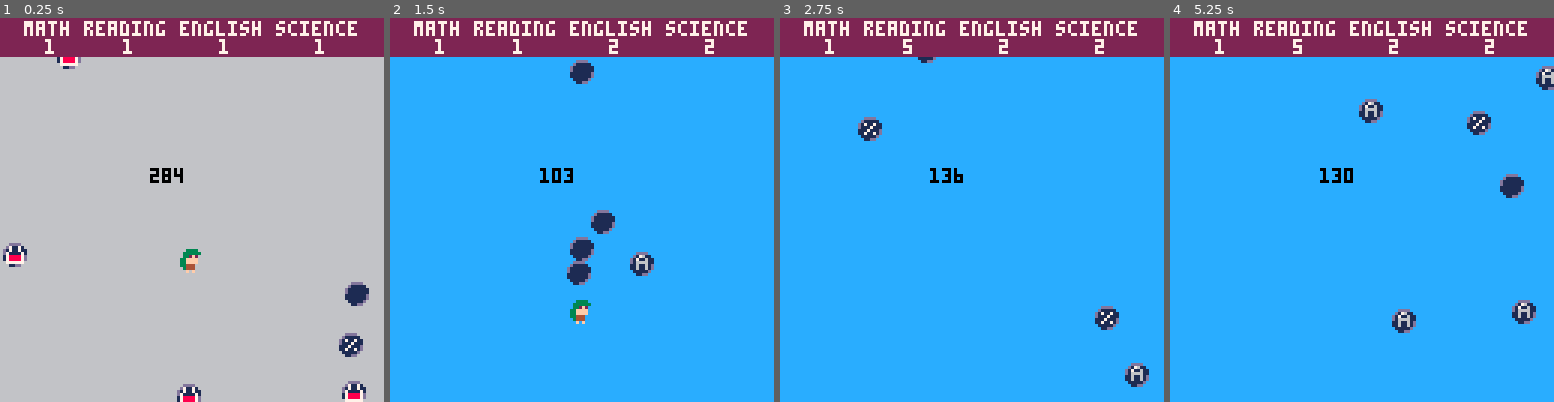
Above: before the commit, frames 1-4 (left to right).
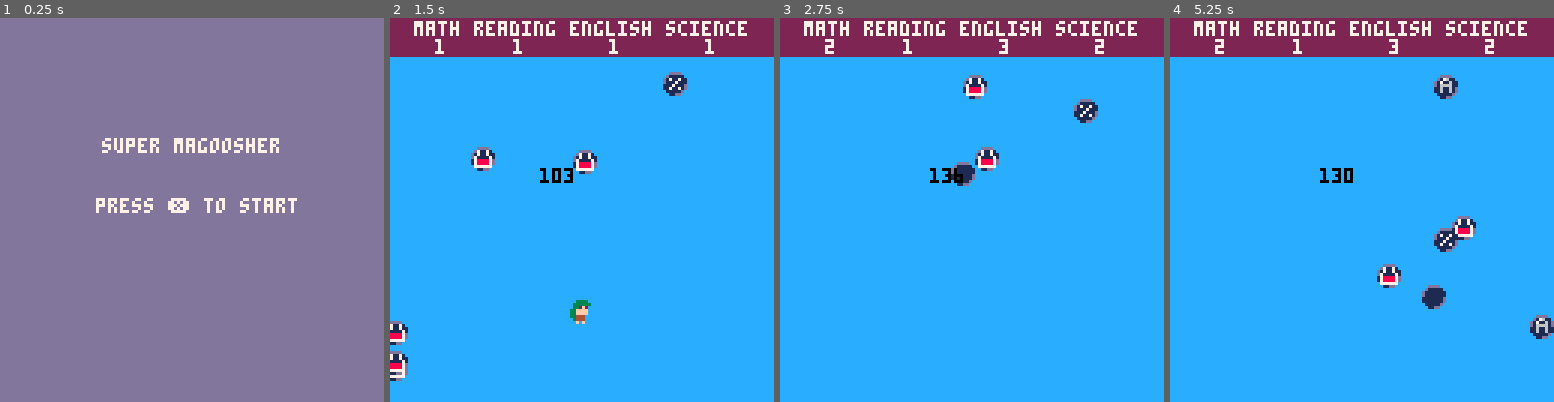
Above: after the commit, the same moments.

Repository: kvognar/super-magoosher
Game: PICO-8 cartridge magoosh.p8
The game is run twice, just before and just after one commit, with the same random seed, the same clock (stepped at 60 frames per second) and the same inputs.
Inputs:
- Up to frame 1 (0.25 s): no input
- Up to frame 2 (1.5 s): tap X (X key) at 0.33, 1.07 s; tap O (Z key) at 0.7 s
- Up to frame 3 (2.75 s): hold Right 1.6-2.1 s; tap O (Z key) at 1.7, 2.1, 2.5 s; tap X (X key) at 1.85 s; hold Up 2.15-2.42 s; hold Right from 2.47 s (still down)
- Up to frame 4 (5.25 s): tap O (Z key) every 0.4 s from 2.9 to 4.9 s; tap X (X key) at 2.97, 4.08, 5.2 s; release Right at 3.03 s; hold Left 3.08-3.58 s; hold Down 3.63-3.97 s; hold Right 4.02-4.68 s; hold Up 4.73-5.03 s; hold Left from 5.08 s (still down)

The runs differ from the first frame. In frame 1, 100% of the frame differs, in the area x 0-100%, y 0-100%; in frame 2, 3.2%; in frame 3, 2.3%; in frame 4, 3.8%.

Commit message:
failure state, results screen and title screen

Diff:
--- a/magoosh.p8
+++ b/magoosh.p8
@@ -25,9 +25,9 @@
 
 
 function _init()
-  game_states={title=title, game=game}
-
-  state=game_states.game
+  game_states={title=title, game=game, results=results}
+
+  state=game_states.title
   state:init()
 end
 
@@ -40,16 +40,26 @@
   cls()
   state:draw()
 end
-
-title={name="super study", offset= 50}
+function transition_to(new_state)
+  state=new_state
+  t=0
+  camera()
+  state:init()
+end
+
+title={}
 function title:init()
-  self.offset=50
+  self.name="super magoosher"
+  self.msg="press ❎ to start"
 end
 function title:update()
-
+  if (btnp(b.x)) transition_to(game_states.game)
 end
 function title:draw()
-  print(self.name, 20, self.offset+sin(t/3000))
+  rectfill(0,0,128,128,13)
+  color(7)
+  print(self.name, hcenter(self.name), 40)
+  print(self.msg, hcenter(self.msg), 60)
 end
 
 -- game logic
@@ -79,6 +89,7 @@
   self:boost_check()
   self:update_camera()
   if(btnp(b.z)) self:boost()
+  self:end_check()
 end
 function game:draw()
   local color = 6
@@ -113,6 +124,17 @@
     cam.y=cam.watermark
   end
 end
+function game:end_check()
+  if (not self.game_over) and self.player.y > cam.y+150 then
+    self.game_over=true
+    self.game_over_timer=150
+  elseif self.game_over and self.game_over_timer > 0 then
+    self.game_over_timer-=1
+  elseif self.game_over and self.game_over_timer<=0 then
+    transition_to(game_states.results)
+  end
+end
+
 function game:score_display()
   rectfill(0+cam.x, 0+cam.y, 255+cam.x, 12+cam.y,2)
   local offset=8
@@ -123,7 +145,9 @@
     print(self.scores[subject],offset+(4*#subject/2-1)+cam.x,7+cam.y)
     offset+=4*(#self.test.subjects[i]+1)
   end
-  -- print(subject_scores.math[score], 1+cam.x,1+cam.y, 7)
+  if self.game_over then
+    print("game over", cam.y+60,40,7)
+  end
 end
 
 function game:make_booper(moving, onscreen)
@@ -343,6 +367,75 @@
   current_frames={1}
 })
 
+--results!
+results={}
+colleges={}
+colleges[15]="rust college"
+colleges[16]="clark atlanta university"
+colleges[17]="alabama state university"
+colleges[20]="university of texas el paso"
+colleges[24]="michigan state university"
+colleges[26]="miami university"
+colleges[34]="uc berkeley"
+colleges[35]="dartmouth"
+colleges[36]="harvard"
+function results:init()
+  self.acceptances={}
+  self.total_score=0
+  for test,score in pairs(game.scores) do
+    self.total_score+=score
+  end
+  self.total_score=self.total_score/#game.test.subjects
+  -- self.total_score=34
+  for i=0,flr(self.total_score) do
+    if (colleges[i]) add(self.acceptances, colleges[i])
+  end
+
+  self.message={"your act score: " .. self.total_score}
+  if #self.acceptances > 0 then
+    add(self.message, "you got into:")
+    add(self.message, "")
+    foreach(self.acceptances, function(college)
+      add(self.message, college)
+    end)
+  else
+    add(self.message, "")
+    add(self.message, "it's okay--")
+    add(self.message, "lots of schools don't")
+    add(self.message, "require test results anymore!")
+  end
+
+  self.ticker=60
+  self.message_index=0
+end
+
+function results:draw()
+  cls()
+  rectfill(0,0,128,128,1)
+  color(6)
+  for i=1,self.message_index do
+    print(self.message[i], hcenter(self.message[i]), 1+6*i)
+  end
+end
+
+function results:update()
+  self.ticker -=1
+  if self.ticker < 1 and self.message_index < #self.message then
+    self.message_index +=1
+    self.ticker = 40
+  end
+  if self.message_index == #self.message and btnp(b.x) then
+    transition_to(game_states.title)
+  end
+end
+
+function hcenter(s)
+  -- screen center minus the
+  -- string length times the
+  -- pixels in a char's width,
+  -- cut in half
+  return 64-#s*2
+end
 
 __gfx__
 00000000003333000000000000dddd0000dddd0000dddd0000dddd0000dddd000000000000000000000000000000000000333300000000000033330000cccc00
